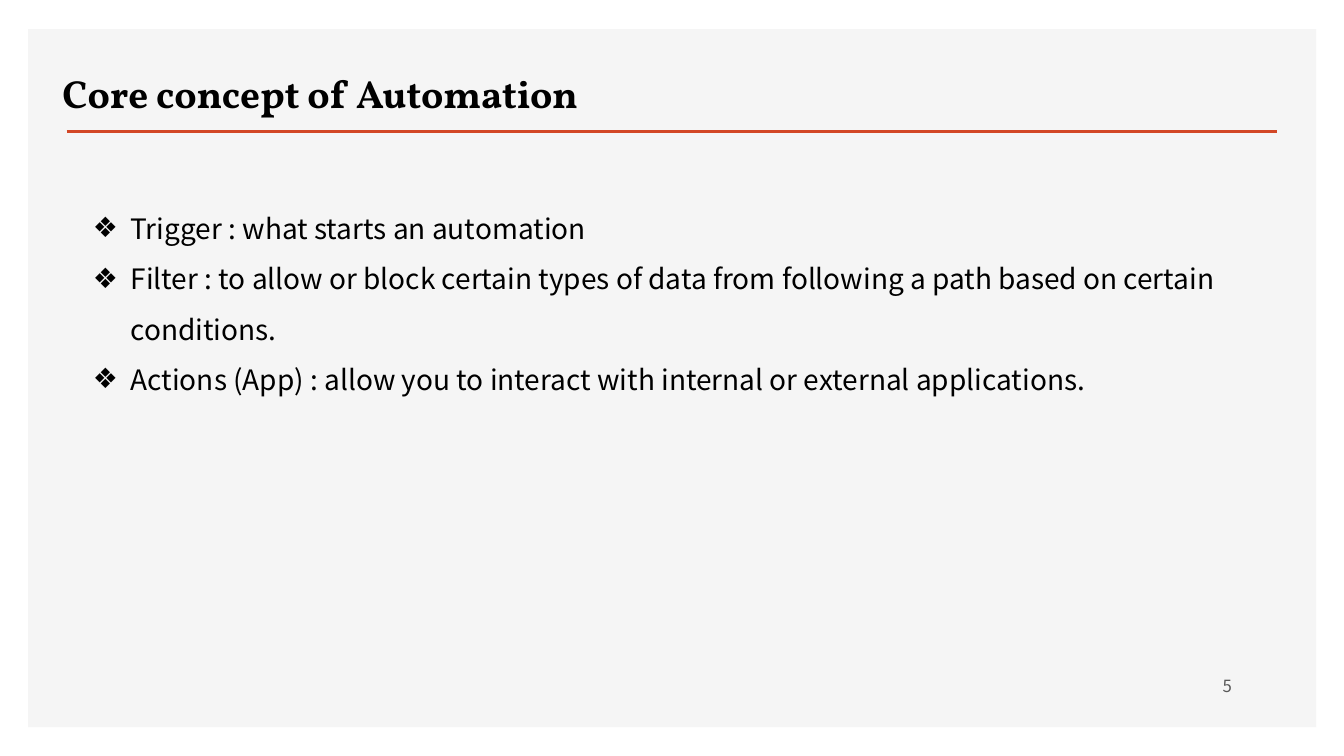
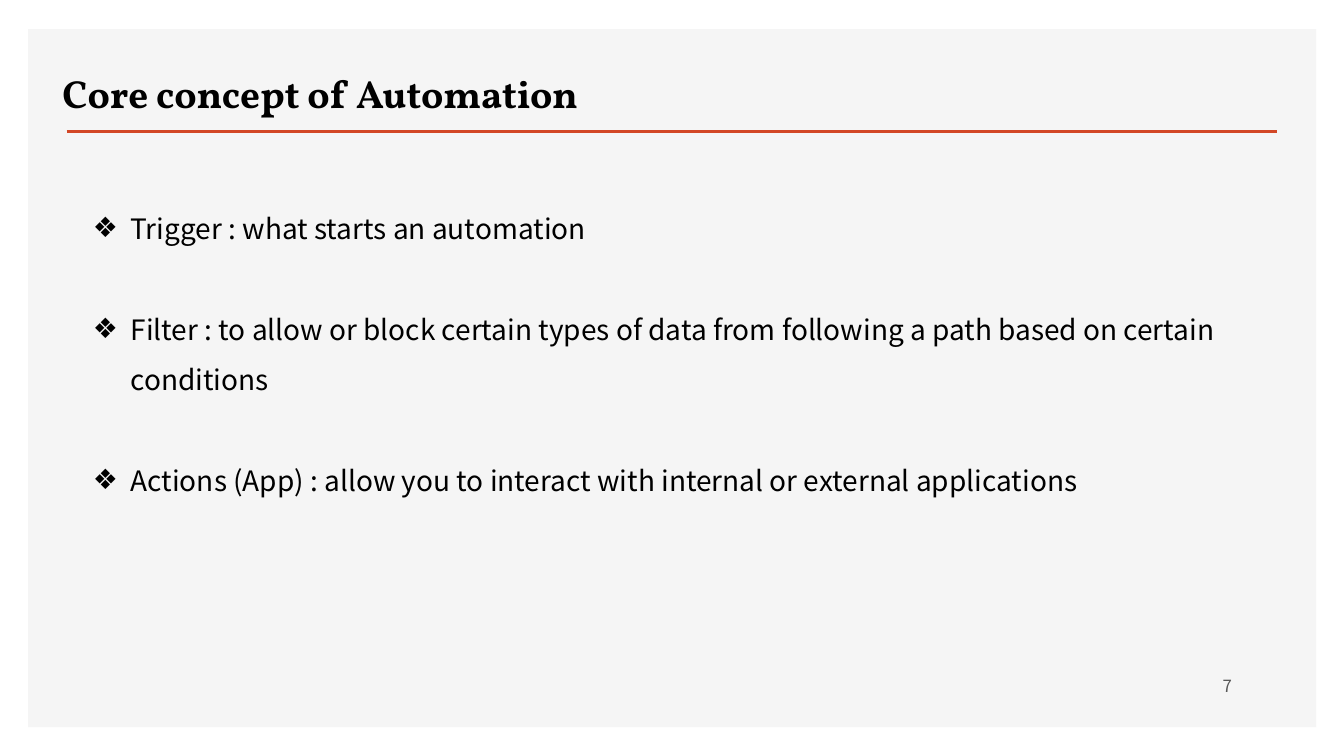
Before and after one commit to ancestor9/2026_Fall_AI-Workflow, a slide deck: slide 7 of PPTs/04_AI Workflow_n8n.pptx (slide 5 before the commit). Drawn at 1344x756 pixels with LibreOffice and Linux fonts; fonts in the diff are those of the drawing; background and template pictures are left out. Boxes give left, top, right and bottom in pixels: in the first picture for what was removed or moved away, otherwise in the second. Text is boxed around its words. In the diff, an @@ line names an element or a change of style, - is before the commit and + after.

```diff
--- a/PPTs/04_AI Workflow_n8n.pptx
+++ b/PPTs/04_AI Workflow_n8n.pptx
@@ text at [131, 317, 1215, 498]: text changed @@
-❖ Filter : to allow or block certain types of data from following a path based on certain conditions.
-❖ Actions (App) : allow you to interact with internal or external applications.
+❖ Filter : to allow or block certain types of data from following a path based on certain conditions
+❖ Actions (App) : allow you to interact with internal or external applications
@@ page number at [1223, 679, 1232, 692]: text changed @@
-5
+7
```
Also in this commit, not shown: 1 other slide changed, 7 slides added.
